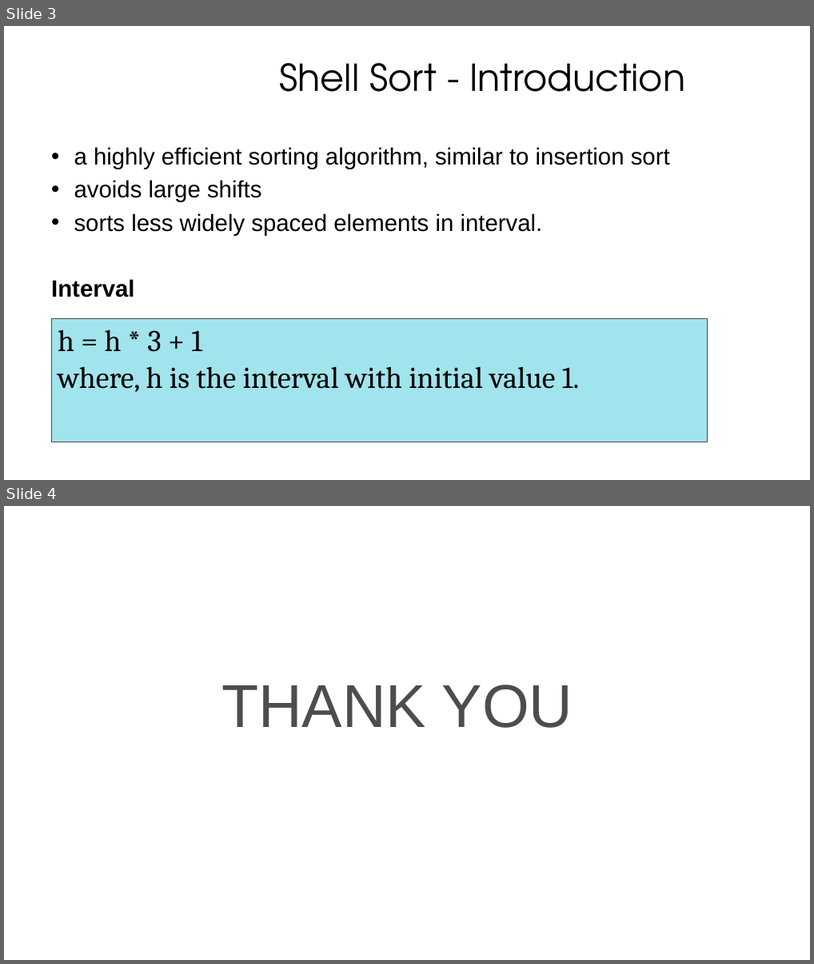
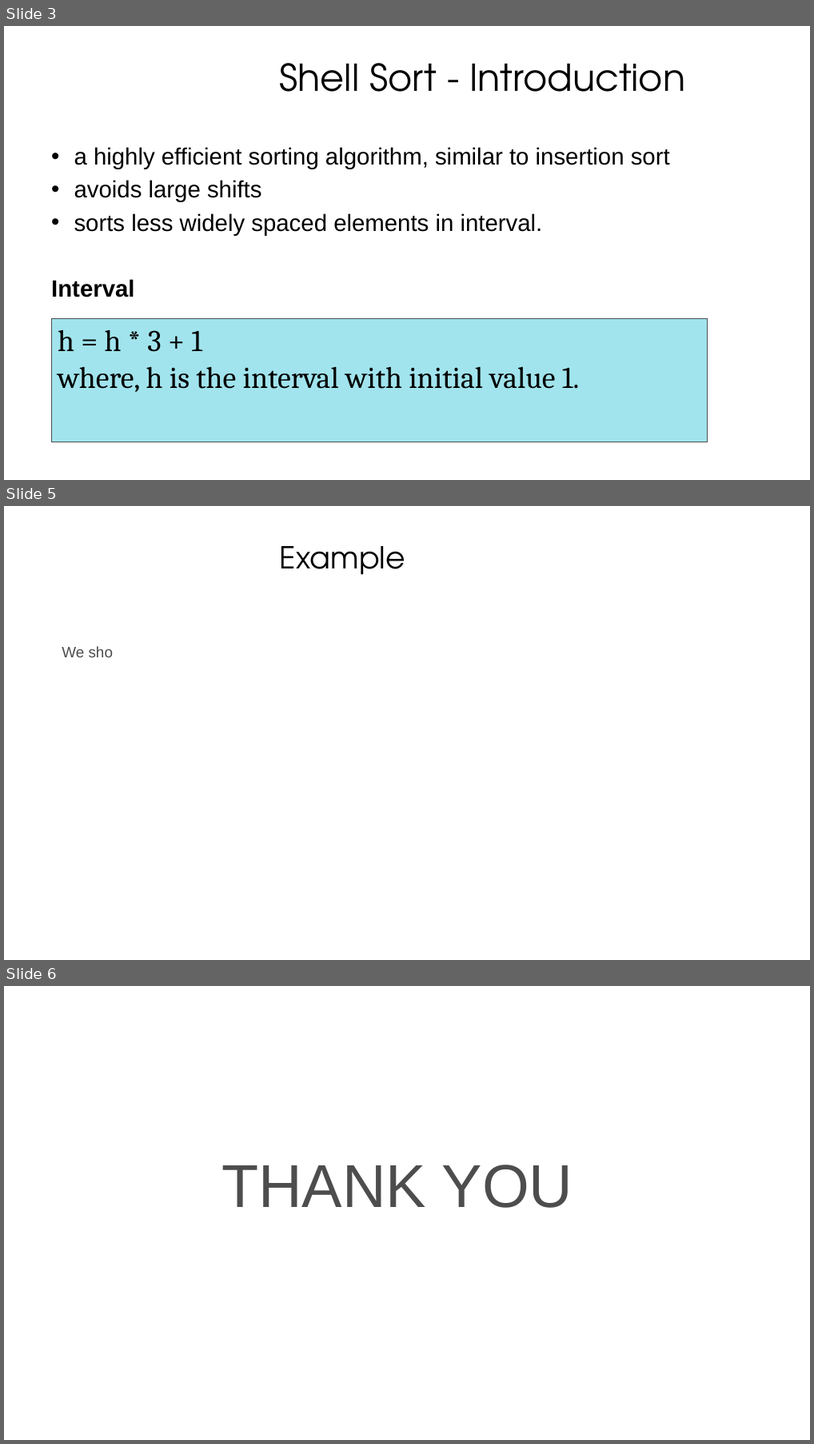
Before and after one commit to praash47/dsa, a slide deck: double_hash_and_shell_sort.pptx. Shown one above the other, each under a label of ours: slides 3 and 4 before the commit, slides 3, 5 and 6 after it; the slides between them are not shown. The pictures are 814x964 and 814x1444 pixels, drawn with LibreOffice and Linux fonts; fonts in the diff are those of the drawing; background and template pictures are left out. Boxes give left, top, right and bottom in pixels: in the first picture for what was removed or moved away, otherwise in the second. Text is boxed around its words. In the diff, an @@ line names an element or a change of style, - is before the commit and + after.

```diff
--- a/double_hash_and_shell_sort.pptx
+++ b/double_hash_and_shell_sort.pptx
@@ slide 5 added at [4,506,810,960], background picture (left out) @@
@@ title added at [280,546,406,575], 36 pt, text #000000 @@
+Example
@@ text added at [62,646,113,657], 18 pt, text #4D4D4D @@
+We sho
@@ what was slide 4 is now slide 6 @@
```
Also in this commit, not shown: 1 other slide added.
